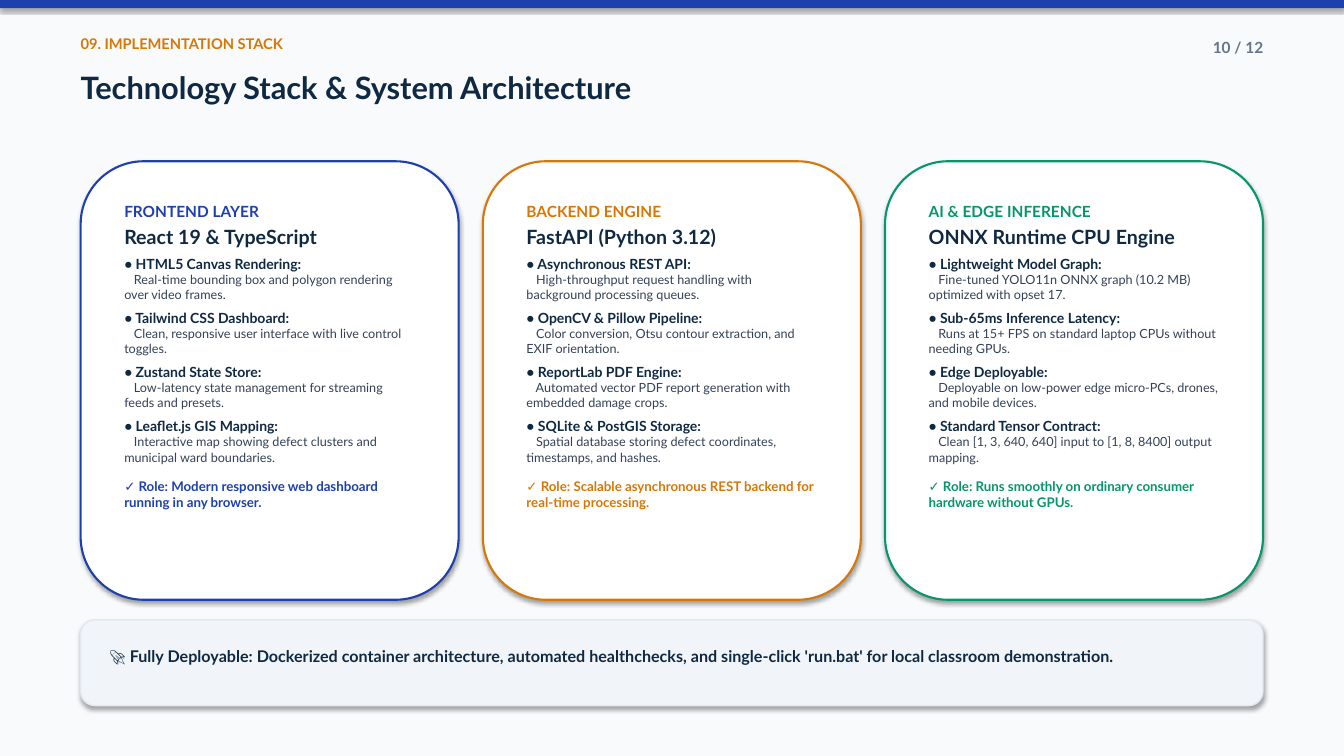
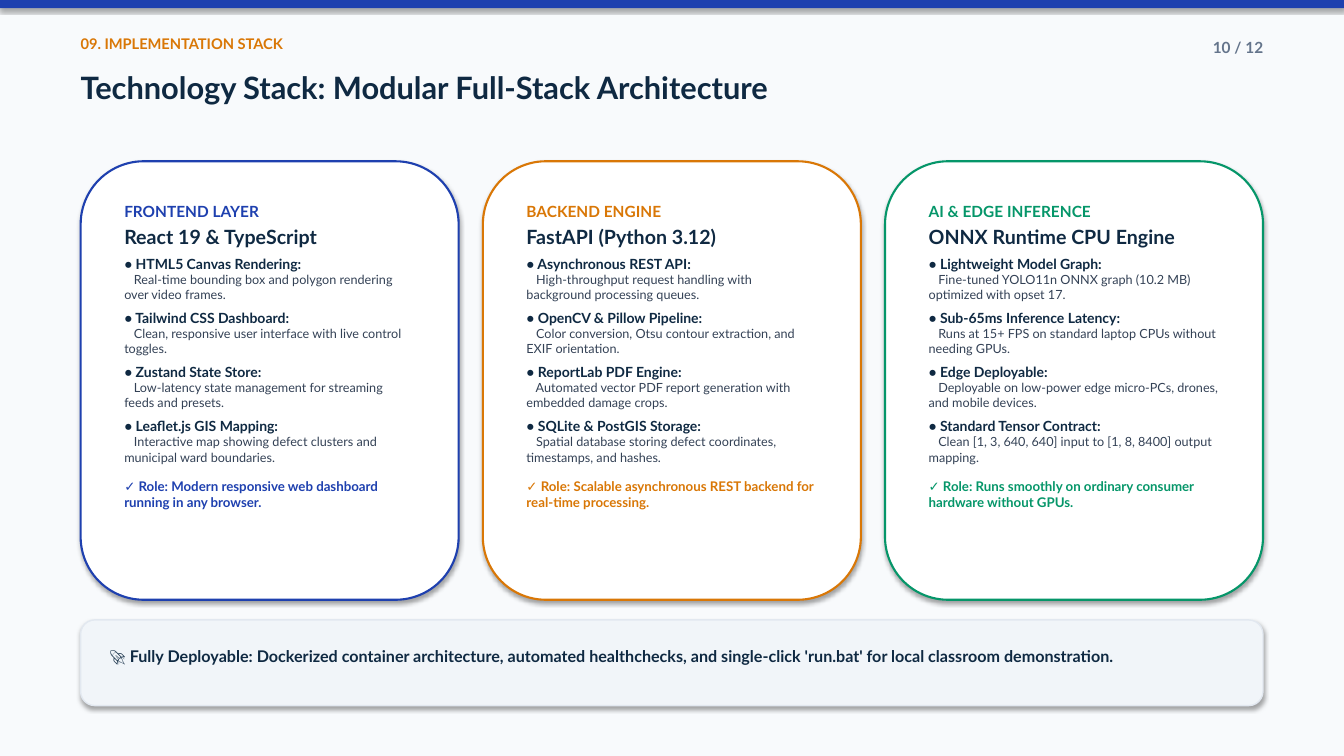
Before and after one commit to Priya-Ranjan-0201/Potholes-detector, a slide deck: slide 10 of ScamRoad_Presentation.pptx. Drawn at 1344x756 pixels with LibreOffice and Linux fonts; fonts in the diff are those of the drawing. Boxes give left, top, right and bottom in pixels: in the first picture for what was removed or moved away, otherwise in the second. Text is boxed around its words. In the diff, an @@ line names an element or a change of style, - is before the commit and + after.

```diff
--- a/ScamRoad_Presentation.pptx
+++ b/ScamRoad_Presentation.pptx
@@ text at [81,76,768,105]: text changed @@
-Technology Stack & System Architecture
+Technology Stack: Modular Full-Stack Architecture
```
Also in this commit, not shown: 9 other slides changed, 12 other files.
